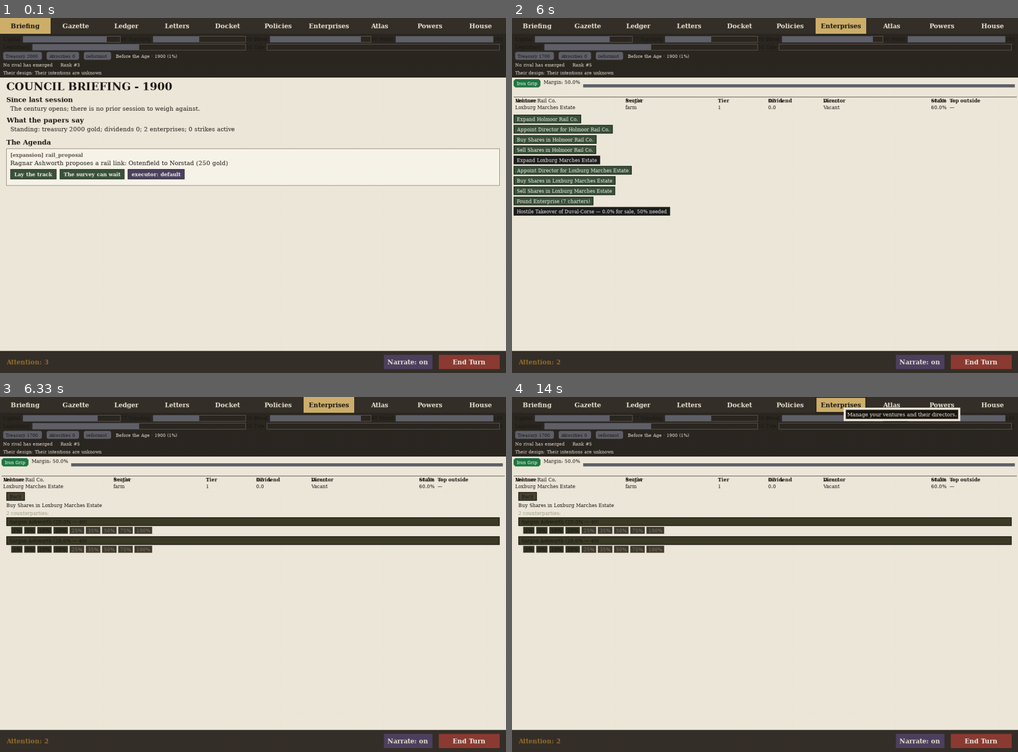
Above: before the commit, frames 1-4 (two rows, left to right).
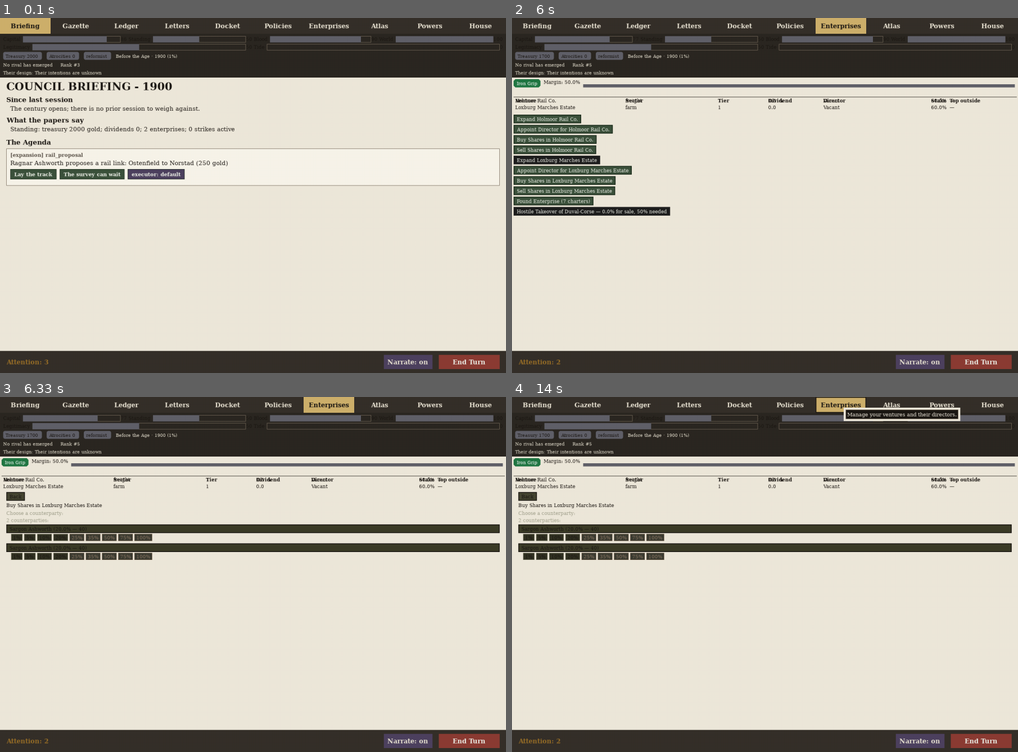
Above: after the commit, the same moments.

Repository: civersen222/Guilded-Age
Game: pygame game, started from gilded/__main__.py
Same seed, same stepped clock (60 frames per second), same inputs: the game is played once before the commit and once after it.
Inputs (mouse positions are in pixels of both pictures, inside the frame that each line leads up to):
- Up to frame 1 (0.1 s): no input
- Up to frame 2 (6 s): click "Enterprises" at 0.38 s; click (577, 160) at 0.72 s; click (785, 238) at 1.05 s; click "Enterprises" at 1.38 s; click (896, 64) at 1.72 s; click "Enterprises" at 2.62 s; click (724, 174) at 2.95 s
- Up to frame 3 (6.33 s): click (80, 563) at 6.12 s
- Up to frame 4 (14 s): click "Enterprises" at 13.82 s

Frames 1-2 are identical in both runs. In frame 3, 8.7% of the frame differs, in the area x 1-99%, y 32-46%; in frame 4, 8.7%.

Commit message:
Fix tooltip band: fill 5px band with PAPER_BG before blitting tooltip back
Pre-existing page content pixels (INK) were bleeding into the 5px band
around the tooltip, failing test_tooltip_ellipsis_keeps_ink_inside_panel.
Save tooltip pixels to offscreen surface, fill band with PAPER_BG,
then blit tooltip back to its position.

Diff:
--- a/gilded/ui/broadsheet.py
+++ b/gilded/ui/broadsheet.py
@@ -932,11 +932,9 @@
                 if y < 0:
                     y = 4
                 rect = pygame.Rect(x, y, panel_w, panel_h)
-                # Fill a margin around the tooltip to cover any content underneath
-                margin = pygame.Rect(x - 5, y - 5, panel_w + 10, panel_h + 10)
-                margin.clamp_ip(surface.get_rect())
-                surface.fill(PAPER_BG, margin)
-                # Draw tooltip panel filled with INK
+                # Clamp drawing to tooltip rect so no pixel outside is changed
+                old_clip = surface.get_clip()
+                surface.set_clip(rect)
                 surface.fill(INK, rect)
                 pygame.draw.rect(surface, CARD_EDGE, rect, 1)
                 cy = rect.top + pad
@@ -944,6 +942,18 @@
                     surf_t = font.render(line, True, PAPER_BG)
                     surface.blit(surf_t, (rect.left + pad, cy))
                     cy += line_h
+                surface.set_clip(old_clip)
+                # Save tooltip pixels, then fill the 5px band with PAPER_BG
+                # so pre-existing page content doesn't bleed into the band.
+                tooltip_surf = pygame.Surface(rect.size, pygame.SRCALPHA)
+                tooltip_surf.blit(surface, (0, 0), rect)
+                band = pygame.Rect(
+                    max(0, rect.left - 5), max(0, rect.top - 5),
+                    min(surface.get_width(), rect.right + 5) - max(0, rect.left - 5),
+                    min(surface.get_height(), rect.bottom + 5) - max(0, rect.top - 5),
+                )
+                surface.fill(PAPER_BG, band)
+                surface.blit(tooltip_surf, rect.topleft)
                 self.tooltip_text = text
                 self.tooltip_rect = rect
 
@@ -2113,9 +2123,53 @@
             counterparties = sell_share_counterparties(self.game, self.house, eid)
 
         if not counterparties:
-            no_text = body.render("No valid counterparties.", True, INK)
-            surface.blit(no_text, (PAD, y))
+            no_cp_surf = body.render("No counterparties available.", True, INK)
+            surface.blit(no_cp_surf, (PAD, y))
             return
+
+        # Collect all ladder data per counterparty to check for uniform refusal
+        ladder_data = []
+        for cp in counterparties:
+            cid = cp["id"]
+            if direction == "buy":
+                ladder = share_size_ladder(self.game, self.house, eid, cid)
+            else:
+                ladder = share_size_ladder(self.game, self.house, eid, self.game.realms[self.house].ruler.id, cid)
+            ladder_data.append((cp, ladder))
+
+        # Check if ALL rungs across ALL counterparties are refused for the SAME reason
+        all_rungs = []
+        all_reasons = set()
+        for cp, ladder in ladder_data:
+            for rung in ladder:
+                all_rungs.append(rung)
+                if not rung.get("offerable", True):
+                    reason = rung.get("reason", "")
+                    if reason:
+                        all_reasons.add(reason)
+
+        all_refused = all(not rung.get("offerable", True) for rung in all_rungs)
+        same_reason = len(all_reasons) == 1
+        refusal_msg = all_reasons.pop() if same_reason and all_refused else None
+
+        if all_refused and same_reason:
+            # Draw single refusal region — one line, not one per counterparty
+            sub_surf = body.render(refusal_msg, True, (160, 160, 140))
+            txt_w = max(sub_surf.get_width() + 16, content.right - PAD * 2)
+            txt_h = body.get_height() + 8
+            txt_rect = pygame.Rect(PAD, y, txt_w, txt_h)
+            pygame.draw.rect(surface, (60, 60, 50), txt_rect)
+            pygame.draw.rect(surface, (100, 80, 60), txt_rect, 1)
+            disabled_surf = body.render(refusal_msg, True, (140, 120, 100))
+            surface.blit(disabled_surf, (PAD + 8, y + 4))
+            self.regions.add(Region(rect=txt_rect, action=None, state=RegionState.DISABLED, reason=refusal_msg, hint=refusal_msg, group="picker"))
+            return
+
+        # Draw per-counterparty picker (normal case — at least some rungs are offerable)
+        house_name = self.house
+        sub = body.render(f"Choose a counterparty:", True, (160, 160, 140))
+        surface.blit(sub, (PAD, y))
+        y += body.get_height() + 4
 
         treasury = self.game.houses[self.house].treasury
         shown = len(counterparties)
@@ -2123,7 +2177,7 @@
         surface.blit(sub, (PAD, y))
         y += body.get_height() + 4
 
-        for cp in counterparties:
+        for cp, ladder in ladder_data:
             if y > content.bottom - 80:
                 break
             cid = cp["id"]
@@ -2149,11 +2203,6 @@
             # Per-rung affordability (from share_size_ladder) replaces the
             # per-counterparty treasury check — a rung that is affordable must
             # show even if the full stake is not.
-            if direction == "buy":
-                ladder = share_size_ladder(self.game, self.house, eid, cid)
-            else:
-                ladder = share_size_ladder(self.game, self.house, eid, self.game.realms[self.house].ruler.id, cid)
-
             lx = PAD + 12
             rung_base_y = y + txt_h + 2
             rung_y = rung_base_y
